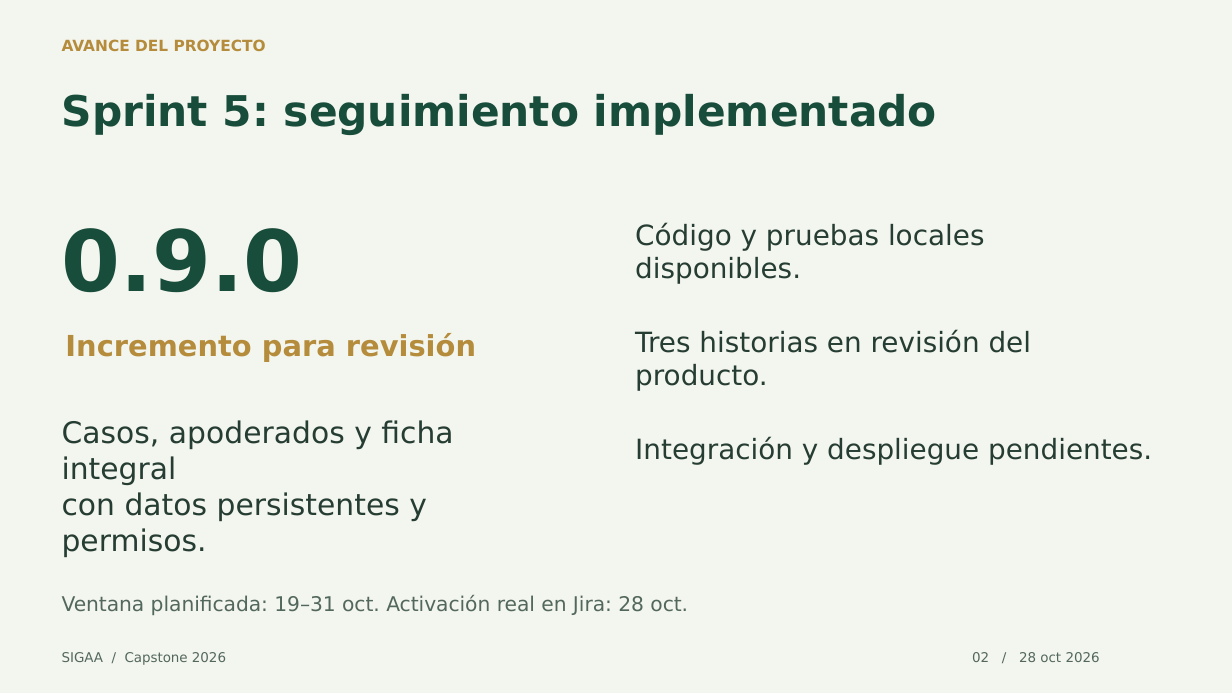
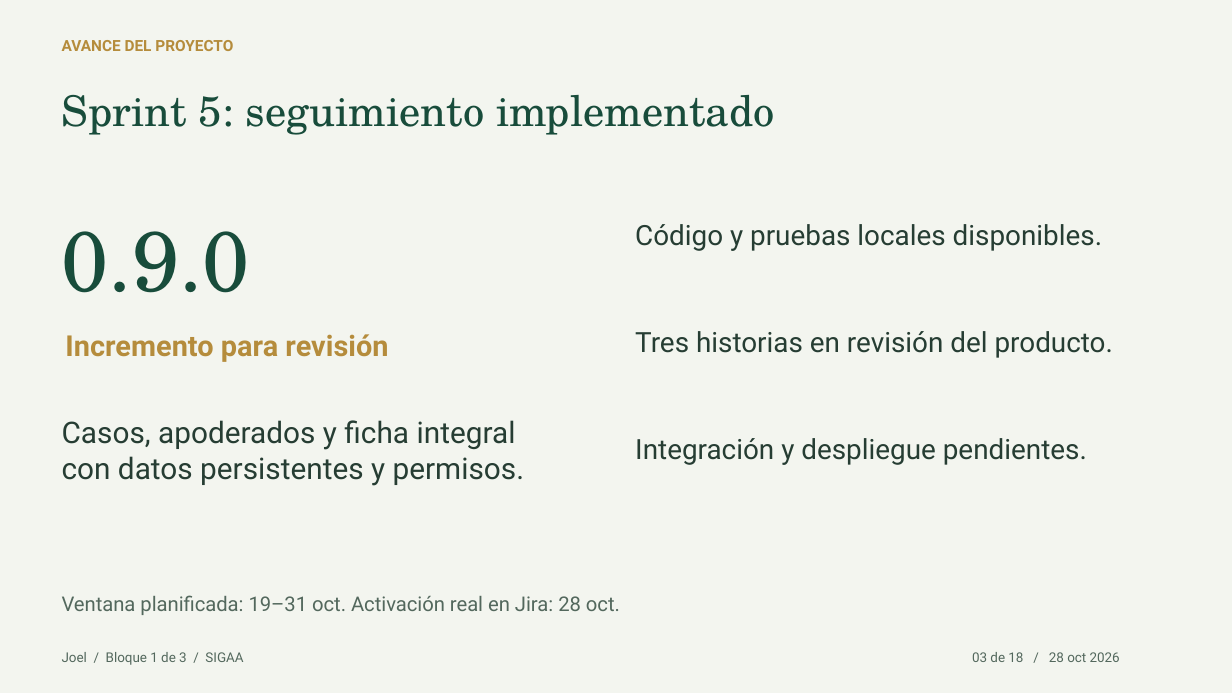
Before and after one commit to joellopez775/SIGAA-Capstone-2026, a slide deck: slide 3 of Fase 2/Evidencias Proyecto/SIGAA/output/presentaciones/Avance del proyecto SIGAA.pptx (slide 2 before the commit). Drawn at 1232x693 pixels with LibreOffice and Linux fonts; fonts in the diff are those of the drawing. Boxes give left, top, right and bottom in pixels: in the first picture for what was removed or moved away, otherwise in the second. Text is boxed around its words. In the diff, an @@ line names an element or a change of style, - is before the commit and + after.

```diff
--- a/Fase 2/Evidencias Proyecto/SIGAA/output/presentaciones/Avance del proyecto SIGAA.pptx
+++ b/Fase 2/Evidencias Proyecto/SIGAA/output/presentaciones/Avance del proyecto SIGAA.pptx
@@ text "Sprint 5: seguimiento implementado" at box(62, 95, 775, 135): font DejaVu Sans to TeX Gyre Schola, bold off @@
@@ text "0.9.0" at box(62, 231, 250, 293): font DejaVu Sans to TeX Gyre Schola, bold off @@
@@ font DejaVu Sans to Roboto in 7 elements at box(62, 40, 233, 51), box(65, 334, 388, 362), box(62, 420, 525, 486), box(635, 224, 1102, 251), box(635, 331, 1113, 358), box(635, 438, 1087, 465), box(62, 595, 620, 615) @@
@@ text at box(62, 652, 243, 665): text changed; font DejaVu Sans to Roboto @@
-SIGAA / Capstone 2026
+Joel / Bloque 1 de 3 / SIGAA
@@ text at box(972, 652, 1120, 662): text changed; font DejaVu Sans to Roboto @@
-02 / 28 oct 2026
+03 de 18 / 28 oct 2026
```
Also in this commit, not shown: 15 other slides changed, 2 slides added, 11 other files.
